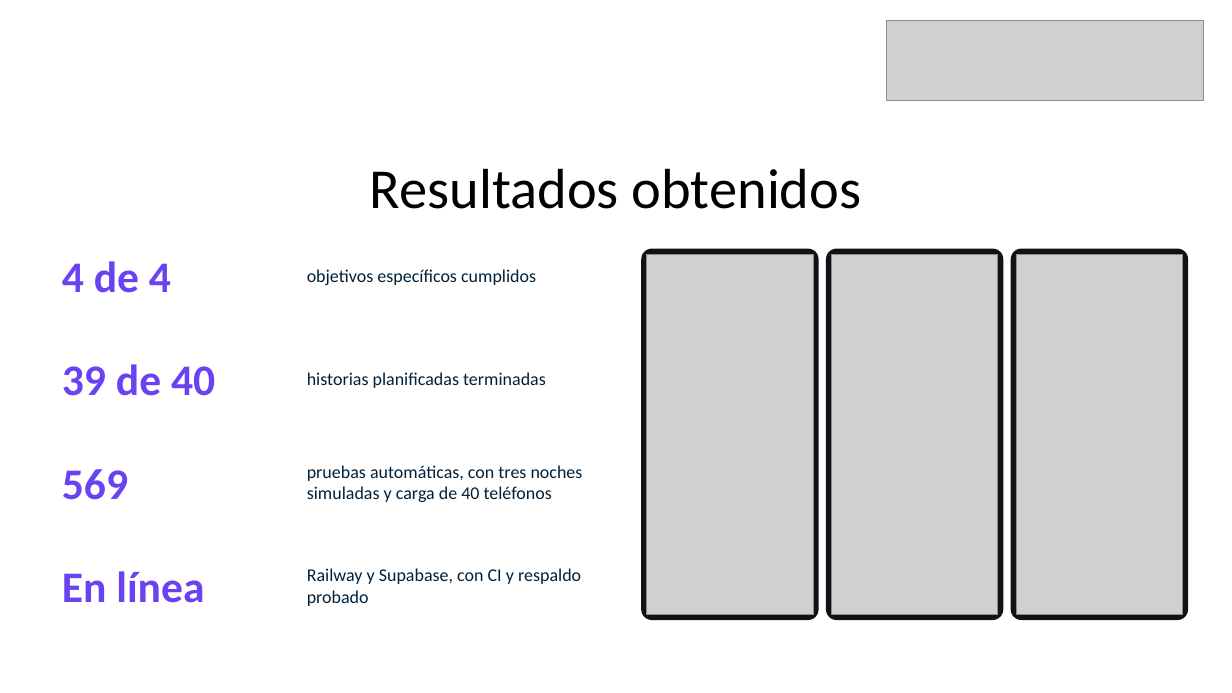
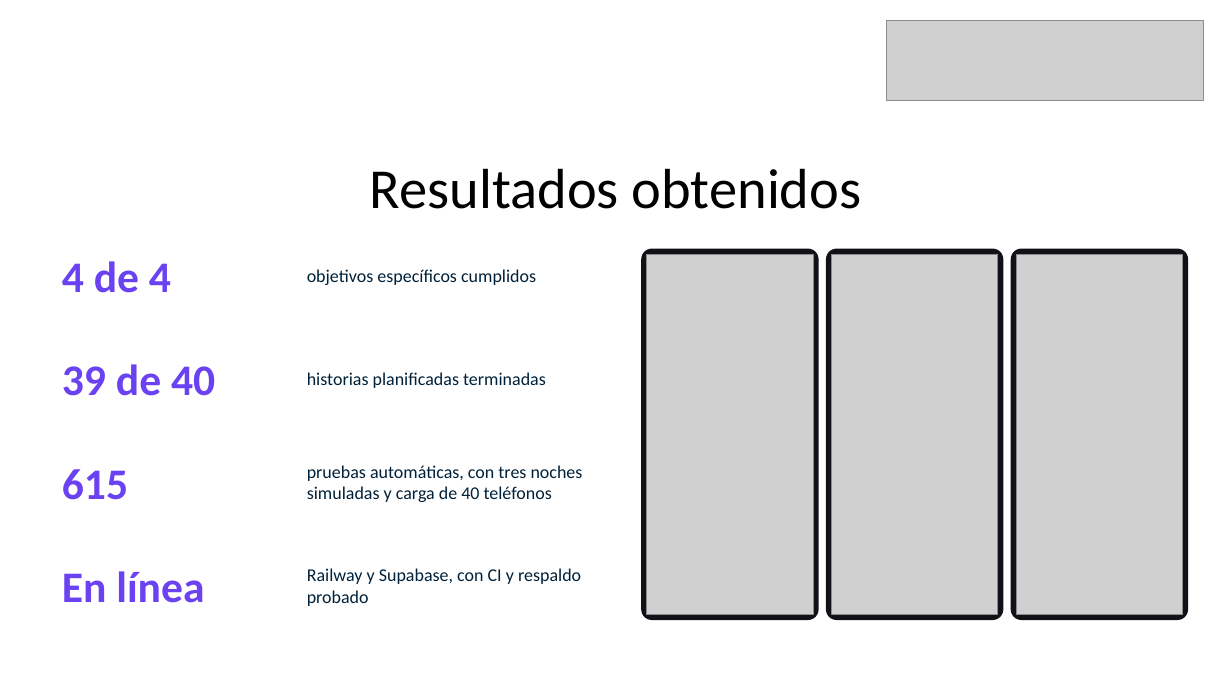
Before and after one commit to MiguelGaticaBestNick123/gesnoc, a slide deck: slide 13 of Fase 2/Evidencias proyecto/Presentación Proyecto.pptx. Drawn at 1232x693 pixels with LibreOffice and Linux fonts; fonts in the diff are those of the drawing; grey boxes stand for pictures. Boxes give left, top, right and bottom in pixels: in the first picture for what was removed or moved away, otherwise in the second. Text is boxed around its words. In the diff, an @@ line names an element or a change of style, - is before the commit and + after.

```diff
--- a/Fase 2/Evidencias proyecto/Presentación Proyecto.pptx
+++ b/Fase 2/Evidencias proyecto/Presentación Proyecto.pptx
@@ text at box(62, 469, 128, 500): text changed @@
-569
+615
```
Also in this commit, not shown: 1 other slide changed, 1 other file.
